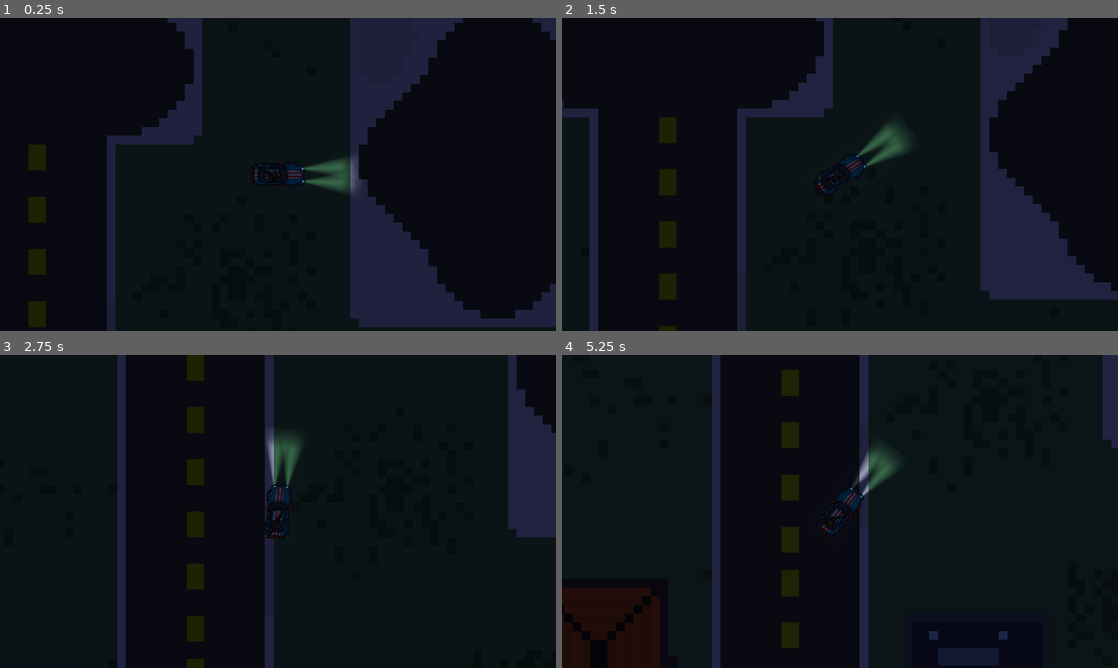
Above: before the commit, frames 1-4 (two rows, left to right).
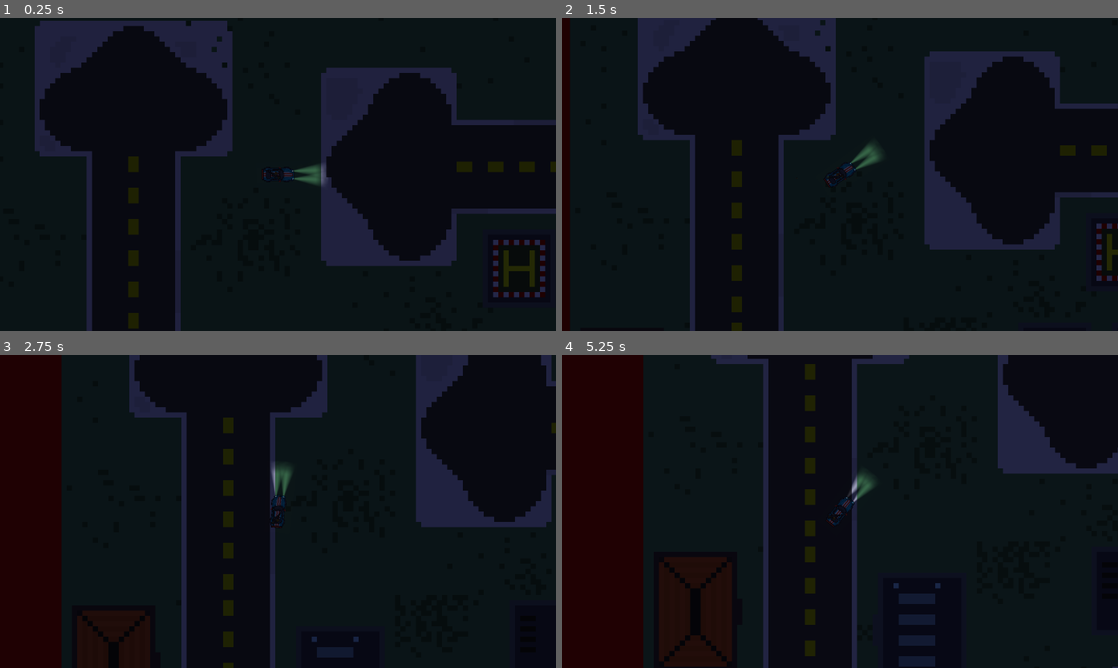
Above: after the commit, the same moments.

Repository: lionidasgerasimatos/Route-E40
Game: Godot game, scene res://Scene/world.tscn
The game is run twice, just before and just after one commit, with the same random seed, the same clock (stepped at 60 frames per second) and the same inputs.
Inputs (mouse positions are in pixels of both pictures, inside the frame that each line leads up to):
- Up to frame 1 (0.25 s): no input
- Up to frame 2 (1.5 s): tap Enter at 0.5 s; move the mouse to (962, 158) at 0.52 s; hold D (right) 0.53-1.28 s; hold Space (handbreak) 0.53-1.28 s; move the mouse to (728, 190) at 1.27 s; hold S (down) from 1.28 s (still down); click (728, 190) at 1.35 s
- Up to frame 3 (2.75 s): move the mouse to (333, 442) at 2.02 s; release S (down) at 2.03 s; hold D (right) from 2.03 s (still down); hold Space (handbreak) from 2.03 s (still down)
- Up to frame 4 (5.25 s): move the mouse to (812, 574) at 2.77 s; release D (right) at 2.78 s; release Space (handbreak) at 2.78 s; hold W (up) 2.78-3.53 s; click (812, 574) at 2.85 s; move the mouse to (1006, 558) at 3.52 s; hold Space (handbreak) 3.53-4.28 s; hold A (left) 3.53-5.03 s; move the mouse to (673, 464) at 4.27 s; click (673, 464) at 4.35 s; move the mouse to (867, 511) at 5.02 s; hold S (down) from 5.03 s (still down); hold Space (handbreak) from 5.03 s (still down)

The runs differ from the first frame. In frame 1, 24% of the frame differs, in the area x 6-100%, y 0-100%; in frame 2, 23%; in frame 3, 15%; in frame 4, 15%.
Error in both runs: Cannot call method 'to_local' on a null value. (res://scripts/Coordinates.gd:6)

Commit message:
Add Group player

Diff:
--- a/project.godot
+++ b/project.godot
@@ -13,13 +13,19 @@
 config/name="Route E40"
 run/main_scene="uid://7oqxvmdimqpl"
 config/features=PackedStringArray("4.4", "Forward Plus")
-config/icon="res://icon.svg"
 
 [display]
 
+window/size/viewport_width=1920
+window/size/viewport_height=1080
+window/size/mode=3
 window/stretch/mode="canvas_items"
 window/stretch/scale=3.0
 window/stretch/scale_mode="integer"
+
+[global_group]
+
+player=""
 
 [input]
 
